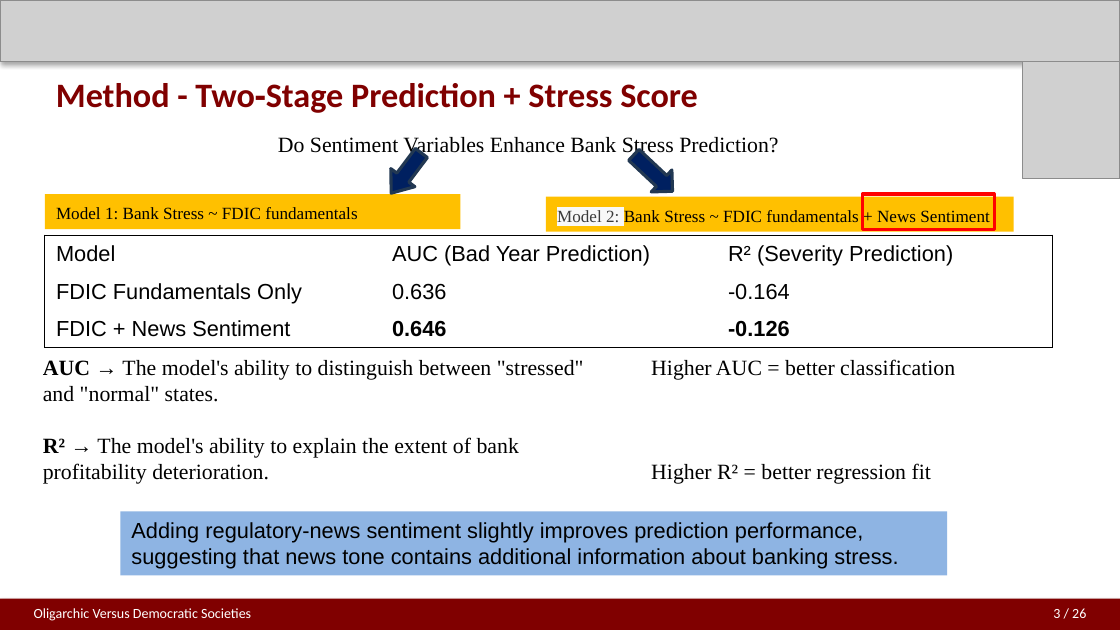
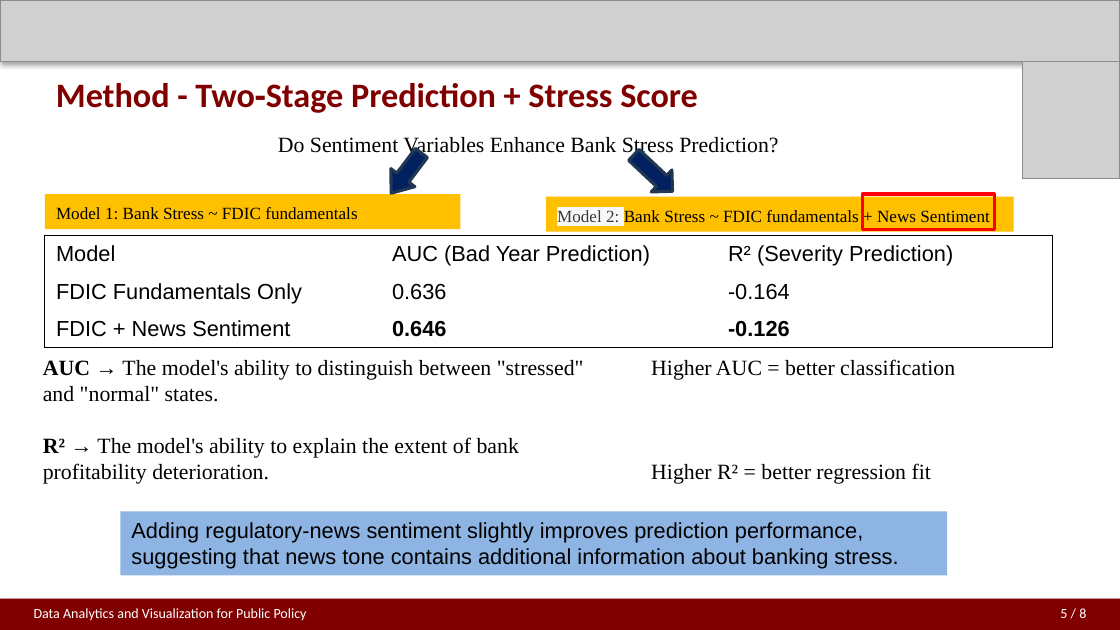
Before and after one commit to jiayuzhao05/Final-project-PPHA30538, a slide deck: slide 5 of final project w2.pptx. Drawn at 1120x630 pixels with LibreOffice and Linux fonts; fonts in the diff are those of the drawing; grey boxes stand for pictures. Boxes give left, top, right and bottom in pixels: in the first picture for what was removed or moved away, otherwise in the second. Text is boxed around its words. In the diff, an @@ line names an element or a change of style, - is before the commit and + after.

```diff
--- a/final project w2.pptx
+++ b/final project w2.pptx
@@ text removed at bbox=[34, 608, 251, 621] @@
-Oligarchic Versus Democratic Societies
@@ text added at bbox=[34, 608, 307, 621], 9 pt, text #FFFFFF @@
+Data Analytics and Visualization for Public Policy
@@ text at bbox=[1060, 608, 1086, 618]: text changed @@
-3 / 26
+5 / 8
```
Also in this commit, not shown: 7 other slides changed, 1 other file.
